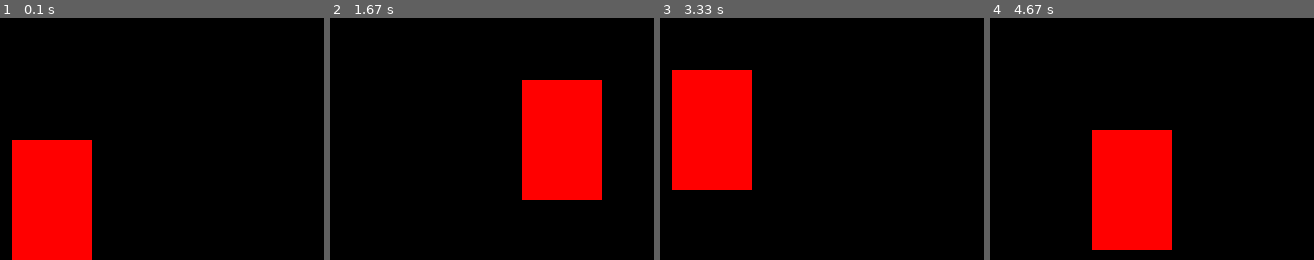
Above: before the commit, frames 1-4 (left to right).
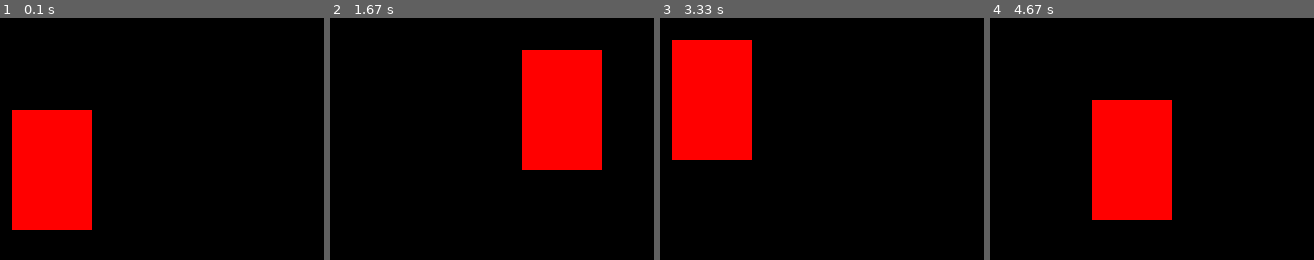
Above: after the commit, the same moments.

Repository: KaisChebata/1-Pygame-Tutorial-for-Beginners-I
Game: pygame game, started from 2-Jumping-and-Boundaries/game_jumping_boundaries.py
Two runs of this game, one before a commit and one after it. Both use one fixed random seed, a clock stepped at 60 frames per second and the inputs below.
Inputs:
- Up to frame 1 (0.1 s): no input
- Up to frame 2 (1.67 s): hold Right 0.33-0.8 s; hold Up 0.83-1.13 s; hold Right 1.17-1.63 s
- Up to frame 3 (3.33 s): hold Left 1.67-2.2 s; hold Down 2.23-2.53 s; hold Left 2.57-2.97 s; hold Up from 3 s (still down)
- Up to frame 4 (4.67 s): release Up at 3.37 s; hold Right 3.4-4.03 s; hold Down 4.07-4.43 s; hold Left from 4.47 s (still down)

The runs differ from the first frame. In frame 1, 6.1% of the frame differs, in the area x 3-29%, y 38-100%; in frame 2, 6.1%; in frame 3, 6.1%; in frame 4, 6.1%.

Commit message:
set charater boundaries in the screen

Diff:
--- a/2-Jumping-and-Boundaries/game_jumping_boundaries.py
+++ b/2-Jumping-and-Boundaries/game_jumping_boundaries.py
@@ -4,11 +4,13 @@
 pygame.init()
 
 # set game widow & caption
-window = pygame.display.set_mode((500, 500))
+screen_width = 500
+screen_height = 500
+window = pygame.display.set_mode((screen_width, screen_height))
 pygame.display.set_caption('First Game')
 
 # set position, height, width, and velocity
-x, y = 50, 440
+x, y = 50, 425
 width, height = 40, 60
 vel = 5
 
@@ -25,13 +27,13 @@
     keys = pygame.key.get_pressed()
 
     # test which key pressed to make moves
-    if keys[pygame.K_LEFT]:
+    if keys[pygame.K_LEFT] and x > vel:
         x -= vel
-    if keys[pygame.K_RIGHT]:
+    if keys[pygame.K_RIGHT] and x < screen_width - width - vel:
         x += vel
-    if keys[pygame.K_UP]:
+    if keys[pygame.K_UP] and y > vel:
         y -= vel
-    if keys[pygame.K_DOWN]:
+    if keys[pygame.K_DOWN] and y < screen_height - height - vel:
         y += vel
 
     window.fill((0, 0, 0))
